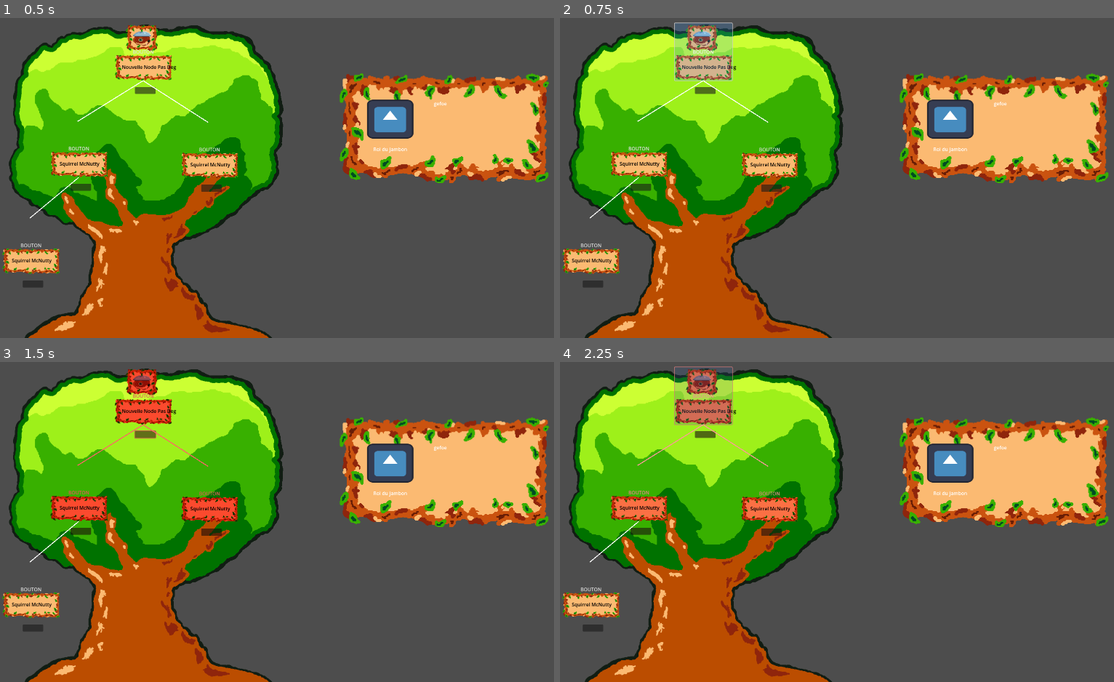
Above: before the commit, frames 1-4 (two rows, left to right).
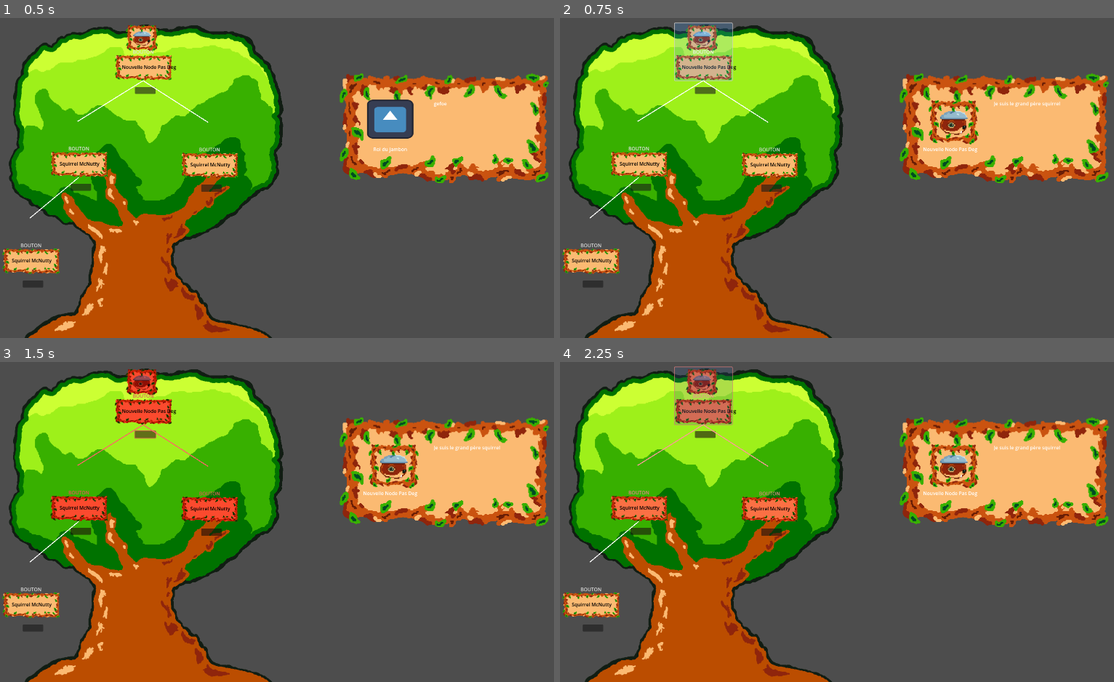
Above: after the commit, the same moments.

Repository: Pyropingouin/GameJam2025
Game: Godot game, scene res://Scenes/genealogy_tree.tscn
The game is run twice, just before and just after one commit, with the same random seed, the same clock (stepped at 60 frames per second) and the same inputs. This scene is started directly instead of the project's main scene. The engine's default icon, where the game draws it, is replaced by a stand-in: a white triangle on a blue panel in a dark square.
Inputs (mouse positions are in pixels of both pictures, inside the frame that each line leads up to):
- Up to frame 1 (0.5 s): no input
- Up to frame 2 (0.75 s): click "BOUTON" at 0.5 s
- Up to frame 3 (1.5 s): click (144, 435) at 1.27 s
- Up to frame 4 (2.25 s): click "BOUTON" at 2 s

Frame 1 is identical in both runs. In frame 2, 1.3% of the frame differs, in the area x 65-91%, y 25-43%; in frame 3, 1.3%; in frame 4, 1.3%.

Commit message:
fix signal

Diff:
--- a/gamejam2025/Scripts/genealogy_tree.gd
+++ b/gamejam2025/Scripts/genealogy_tree.gd
@@ -10,8 +10,12 @@
 
 
 func _ready():
+
+
 	# dans _ready() par exemple
 	for sn in $tree_container.get_children():
+		sn.show_info_requested.connect(_on_squirrel_info_requested)
+
 		if sn is SquirrelNode:
 			for path in sn.descendants:
 				var descendant = sn.get_node_or_null(path)
@@ -45,3 +49,7 @@
 
 	add_child(line)
 	return line
+
+
+func _on_squirrel_node_3_show_info_requested(squirrel: SquirrelNode) -> void:
+	pass # Replace with function body.
Not shown, changed: .DS_Store
